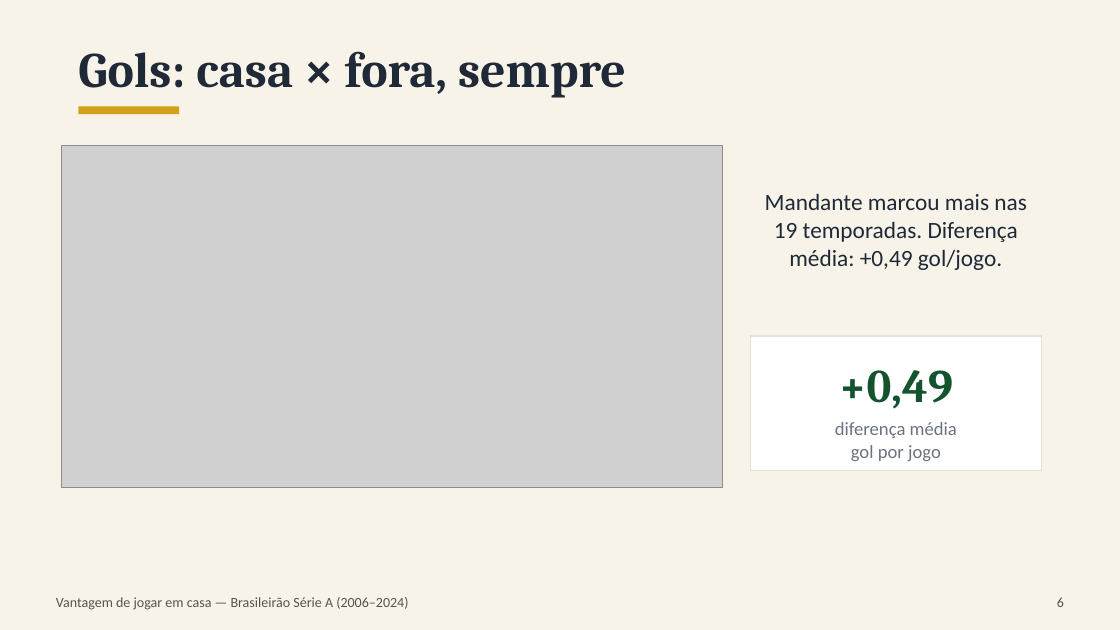
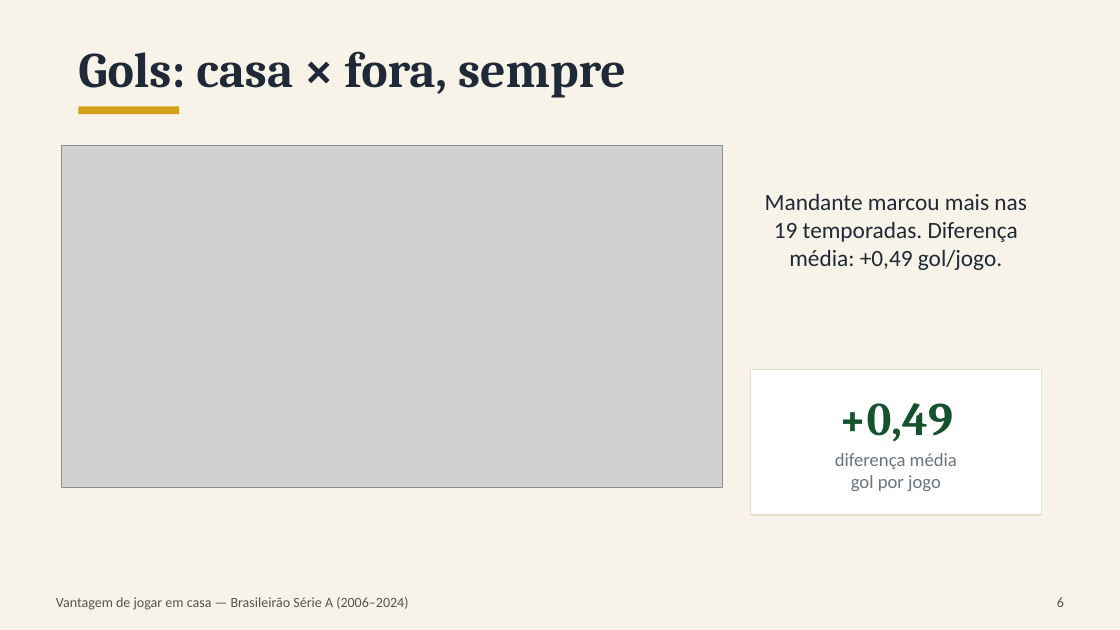
Before and after one commit to EmiyaKiritsugu3/TCC, a slide deck: slide 6 of apresentacao/apresentacao_tcc.pptx. Drawn at 1120x630 pixels with LibreOffice and Linux fonts; fonts in the diff are those of the drawing; grey boxes stand for pictures. Boxes give left, top, right and bottom in pixels: in the first picture for what was removed or moved away, otherwise in the second. Text is boxed around its words. In the diff, an @@ line names an element or a change of style, - is before the commit and + after.

```diff
--- a/apresentacao/apresentacao_tcc.pptx
+++ b/apresentacao/apresentacao_tcc.pptx
@@ rectangle: place and size @@
-rectangle at [750, 336, 1042, 470]
+rectangle at [750, 370, 1042, 515]
@@ text "+0,49": place and size @@
-text "+0,49" at [839, 370, 953, 409]
+text "+0,49" at [839, 403, 953, 442]
@@ text "diferença média": place and size @@
-text "diferença média" at [835, 422, 957, 461]
+text "diferença média" at [835, 453, 957, 491]
```
Also in this commit, not shown: 6 other slides changed, 11 other files.
